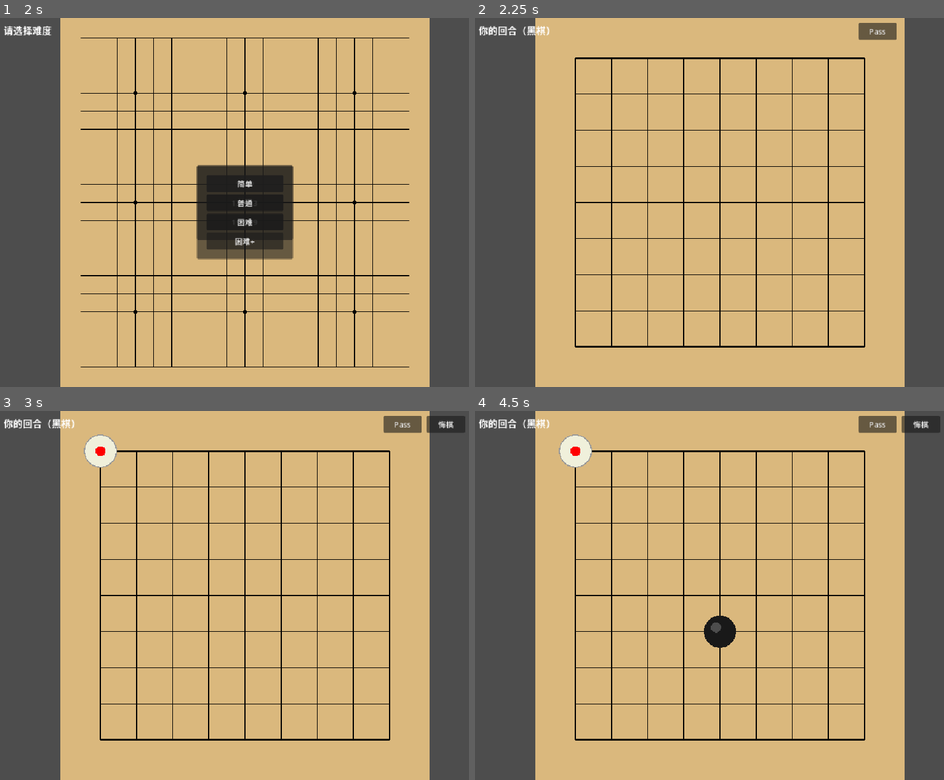
Above: before the commit, frames 1-4 (two rows, left to right).
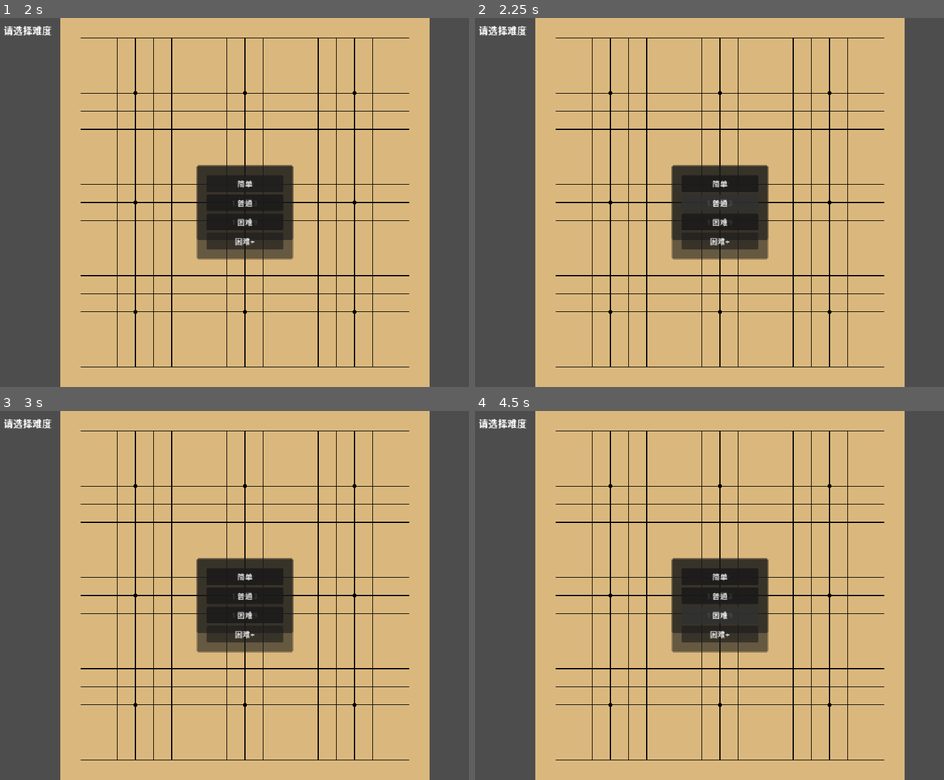
Above: after the commit, the same moments.

Repository: SSSxSSSxSSS/WeiQi
Game: Godot game, scene res://src/scenes/main.tscn
Two runs of this game, one before a commit and one after it. Both use one fixed random seed, a clock stepped at 60 frames per second and the inputs below.
Inputs (mouse positions are in pixels of both pictures, inside the frame that each line leads up to):
- Up to frame 1 (2 s): click "执黑先手" at 0.5 s; click "9 × 9" at 1.25 s
- Up to frame 2 (2.25 s): click "13 × 13" at 2 s
- Up to frame 3 (3 s): click (403, 425) at 2.75 s, where only the run before the commit has a clickable "Pass"
- Up to frame 4 (4.5 s): click (920, 425) at 3.5 s, where only the run before the commit has a clickable "悔棋"; click (718, 613) at 4.25 s, where only the run after the commit has a clickable "19 × 19"

Frame 1 is identical in both runs. In frame 2, 11% of the frame differs, in the area x 0-90%, y 1-95%; in frame 3, 12%, in the area x 0-100%, y 1-95%; in frame 4, 12%.
Error after the commit: Parse Error: Identifier "test_board" not declared in the current scope. (res://src/ai/ai_heuristic.gd:65)

Commit message:
feat(ai): 添加眼检测规则——填眼扣分/避免送死/大棋组扩展

Diff:
--- a/src/ai/ai_heuristic.gd
+++ b/src/ai/ai_heuristic.gd
@@ -61,8 +61,23 @@
 					near_enemy += 1
 			score += near_friend * 3.0
 
+		# ===== 眼检测 + 棋组分析 =====
+		var my_group: Dictionary = StoneGroup.build_group(test_board, Vector2i(row, col))
+		# 四方向己方 → 填眼；四方向敌方 → 送死
+		if near_friend >= 4:
+			score -= 20.0
+		elif near_friend == 3:
+			var mg: Dictionary = StoneGroup.build_group(test_board, Vector2i(row, col))
+			if mg["liberties"].size() <= 2:
+				score -= 15.0
+		if near_enemy >= 4:
+			score -= 25.0
+		# 大棋组气少 → 需要往外扩展
+		if my_group["stones"].size() >= 8 and my_group["liberties"].size() <= 4:
+			if near_friend <= 1 and near_enemy <= 2:
+				score += 6.0
+
 			# ===== 简单前瞻：对方能否提掉我 =====
-			var my_group: Dictionary = StoneGroup.build_group(test_board, Vector2i(row, col))
 			var can_be_captured: bool = my_group["liberties"].size() == 1
 			if can_be_captured:
 				# 检查唯一的气是否会被对方堵住
